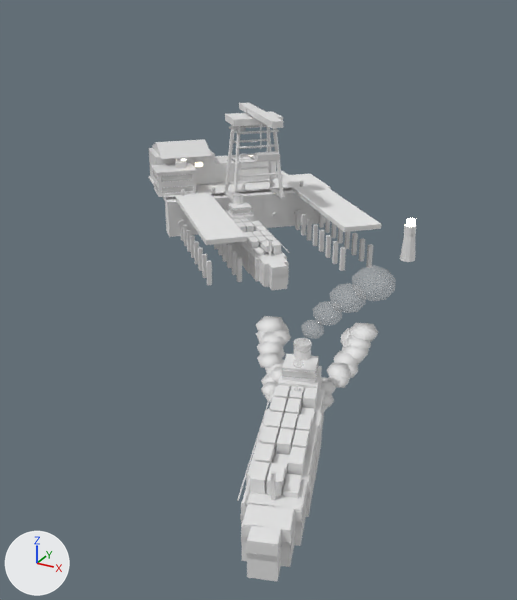
An edit to the FBX model Assets/Art/KayseriIsland/Models/Gold/Phase2/Port_P2.fbx, drawn before and after from the same camera.
Both versions are drawn from a 50 mm camera at (322.5, -130.6, 59.8) aimed at (245.7, 9.0, -10.0). Arrows for +X, +Y and +Z are at lower left; the lights stay in place. The picture after the commit comes second. Where no turn or scale is listed for an object, it has been applied to the vertices. Vertices at exactly the same position are counted once.

Before the edit, the objects in view are built like this:
```python
ob_port_containers = bpy.data.objects.new('Port.Containers', me_port_containers_001)
ob_port_containers.location = (0.0, 0.0, 3.0)
ob_port_control = bpy.data.objects.new('Port.Control', me_port_control_001)
ob_port_control.location = (200.2, 40.1, 3.6)
ob_port_crane0 = bpy.data.objects.new('Port.Crane0', me_port_crane0_001)
ob_port_crane0.location = (223.5, 46.5, 4.0)
ob_port_quaywall = bpy.data.objects.new('Port.QuayWall', me_port_quaywall_001)
ob_port_quaywall.location = (0.0, 0.0, 3.0)
ob_port_shed = bpy.data.objects.new('Port.Shed', me_port_shed_001)
ob_port_shed.location = (194.9, 51.8, 3.6)
ob_port_shipout = bpy.data.objects.new('Port.ShipOut', me_port_shipout_001)
ob_port_shipout.location = (284.0, -52.0, -2.8)
ob_port_wake = bpy.data.objects.new('Port.Wake', me_port_wake_001)
ob_port_wake.location = (284.0, -52.0, -2.8)
# also in view: 'Port.Pier0' at (223.9, 21.4, -1.2); 'Port.ShipSmoke' at (286.5, -38.0, 13.9); 'Port.Pier1' at (248.6, 46.1, -1.2); 'Port.Apron' at (215.1, 54.9, 3.3); 'Port.Ship0' at (235.6, 25.3, 0.1)
```
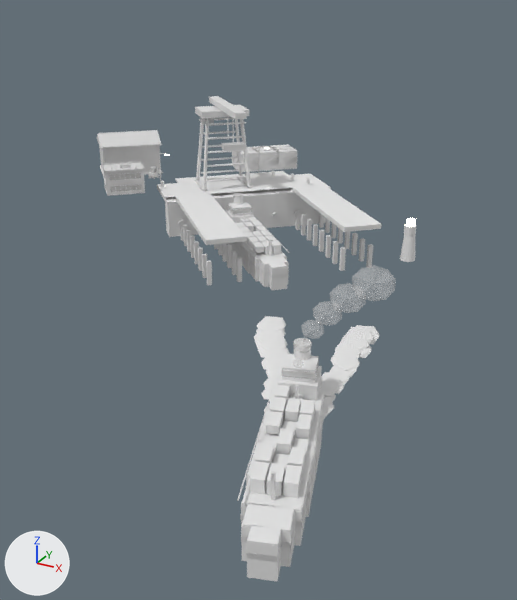
Edits to the bpy script that builds the scene:
```text
Change me_port_shipout_001:
    remove me_port_shipout_001.from_pydata(...)  # 552 vertices, 852 faces; spans x -9.4..9.0, y -20.7..21.6, z -3.7..9.6
    add me_port_shipout_001.from_pydata(...)  # 528 vertices, 816 faces; spans x -9.4..9.0, y -20.7..21.6, z -3.7..9.6
    me_port_shipout_001 part 1: the loose piece of 8 vertices spanning x -2.9..0.1, y -4.9..-0.7, z 2.9..4.3 is moved by (6.8, -6.5, 0.0)
    me_port_shipout_001 part 2: the loose piece of 8 vertices spanning x -2.8..0.3, y 8.4..12.6, z 2.9..4.3 is moved by (1.3, -4.0, 0.0), in mat_red (white #e7e7e7)
    me_port_shipout_001 part 3: the loose piece of 8 vertices spanning x -4.8..-1.8, y 7.7..11.9, z 2.9..4.3 is deleted
    me_port_shipout_001 part 4: the loose piece of 8 vertices spanning x -2.2..0.9, y -0.2..4.0, z 2.9..4.3 is deleted
    me_port_shipout_001 part 5: 4 vertices moved from x 1.3..4.3, y -3.5..0.7, z 4.3 to x 1.3..4.3, y -3.5..0.7, z 1.4
    other edits to the shape of me_port_shipout_001 do not show in these pictures
Change me_port_wake_001:
    remove me_port_wake_001.from_pydata(...)  # 576 vertices, 960 faces; spans x -25.1..2.0, y 2.1..46.1, z -1.0..1.0
    add me_port_wake_001.from_pydata(...)  # 576 vertices, 960 faces; spans x -24.8..1.7, y 2.3..46.2, z -1.0..0.9
    me_port_wake_001 part 6: the loose piece of 12 vertices spanning x -2.4..0.5, y 10.6..14.4, z -0.3..0.4 is moved by (0.7, 0.3, -0.1)
    me_port_wake_001 part 7: the loose piece of 12 vertices spanning x -2.7..0.4, y 12.1..16.1, z -0.5..0.2 is moved by (0.8, 0.3, -0.1)
    me_port_wake_001 part 8: the loose piece of 12 vertices spanning x -10.6..-7.3, y 11.1..15.3, z -0.5..0.3 is moved by (-0.6, -0.2, 0.4)
    me_port_wake_001 part 9: the loose piece of 12 vertices spanning x -12.0..-8.6, y 12.3..16.7, z -0.2..0.6 is moved by (1.1, 0.4, -0.4)
    me_port_wake_001 part 10: the loose piece of 12 vertices spanning x -11.2..-7.6, y 14.2..18.8, z -0.7..0.2 is moved by (-1.3, -0.4, 0.5)
    me_port_wake_001 part 11: the loose piece of 12 vertices spanning x -4.6..-0.8, y 18.0..22.9, z -0.4..0.5 is moved by (1.1, 0.4, -0.1)
    me_port_wake_001 part 12: the loose piece of 12 vertices spanning x -13.6..-9.8, y 15.0..19.9, z -0.6..0.3 is moved by (1.1, 0.4, -0.1)
    me_port_wake_001 part 13: the loose piece of 12 vertices spanning x -3.5..0.5, y 20.1..25.2, z -0.3..0.7 is moved by (-1.3, -0.4, -0.1)
    me_port_wake_001 part 14: 276 of 576 vertices moved; they spanned x -25.1..0.3, y 18.0..46.1, z -1.0..1.0 and now span x -24.8..0.0, y 18.0..46.2, z -1.0..0.9; mean shift (0.0, 0.0, 0.0); largest move (-16.3, 34.3, -0.2) -> (-18.1, 33.6, -0.3)
    other edits to the shape of me_port_wake_001 do not show in these pictures
Change me_port_shed_001:
    remove me_port_shed_001.from_pydata(...)  # 70 vertices, 104 faces; spans x -12.2..12.2, y -12.2..12.2, z 0.0..12.6
    add me_port_shed_001.from_pydata(...)  # 1598 vertices, 2396 faces; spans x -12.2..12.2, y -12.2..12.2, z 0.0..12.7
    me_port_shed_001 part 15: the loose piece of 6 vertices spanning x -12.2..12.2, y -12.2..12.2, z 9.5..12.6 is rebuilt with 6 vertices and now spans x -12.2..12.2, y -12.2..12.2, z 9.5..12.6
    me_port_shed_001 part 16: 1528 vertices added at x -12.2..12.2, y -12.2..12.2, z 0.5..12.7
    add me_port_shed_001.materials.append(mat_steel)  # white #e7e7e7
Change ob_port_containers:
    ob_port_containers.location: (0.0, 0.0, 3.0) -> (-0.3, 15.6, 3.0)
Change ob_port_crane0:
    ob_port_crane0.location: (223.5, 46.5, 4.0) -> (209.1, 53.2, 4.0)
Change ob_port_shed:
    ob_port_shed.location: (194.9, 51.8, 3.6) -> (171.6, 55.6, 3.6)
Change ob_port_control:
    ob_port_control.location: (200.2, 40.1, 3.6) -> (186.2, 34.1, 3.6)
```

Changed parts and their boxes (x1, y1, x2, y2) in the pictures (517 x 600 px; the box of a moved part takes in the faces that stretch with it):
'Port.Crane0', moved
    before: (223, 103, 286, 202)
    after: (195, 96, 253, 191)
'Port.Wake', reshaped
    before: (256, 316, 378, 413)
    after: (254, 316, 379, 421)
'Port.Shed', reshaped, moved
    before: (149, 139, 217, 185)
    after: (97, 130, 163, 177)
'Port.Control', moved
    before: (151, 160, 197, 197)
    after: (101, 161, 145, 196)
'Port.Containers', moved
    before: (215, 156, 276, 183)
    after: (232, 145, 297, 172)
part 1 of me_port_shipout_001, moved or reshaped
    before: (261, 427, 279, 451)
    after: (283, 465, 302, 493)
part 2 of me_port_shipout_001, moved or reshaped
    before: (303, 388, 318, 407)
    after: (300, 400, 315, 421)
part 3 of me_port_shipout_001, deleted
    before: (289, 386, 304, 404)
part 4 of me_port_shipout_001, deleted
    before: (281, 413, 298, 434)
part 5 of me_port_shipout_001, moved or reshaped (mostly hidden afterwards)
    before: (292, 430, 309, 451)
    after: (305, 441, 309, 460)
part 6 of me_port_wake_001, moved or reshaped (mostly hidden before)
    before: (322, 406, 325, 413)
    after: (322, 404, 330, 417)
part 7 of me_port_wake_001, moved or reshaped (mostly hidden before)
    before: (324, 406, 328, 412)
    after: (326, 403, 334, 413)
part 8 of me_port_wake_001, moved or reshaped (mostly hidden before)
    before: (265, 395, 273, 402)
    after: (262, 387, 275, 400)
part 9 of me_port_wake_001, moved or reshaped (not visible afterwards)
    before: (261, 382, 278, 395)
part 10 of me_port_wake_001, moved or reshaped (not visible before)
    after: (263, 376, 279, 389)
part 11 of me_port_wake_001, moved or reshaped
    before: (322, 377, 337, 389)
    after: (335, 382, 344, 394)
part 12 of me_port_wake_001, moved or reshaped (not visible afterwards)
    before: (261, 374, 278, 386)
part 13 of me_port_wake_001, moved or reshaped
    before: (328, 375, 349, 388)
    after: (321, 372, 341, 384)
part 14 of me_port_wake_001, moved or reshaped
    before: (256, 316, 378, 380)
    after: (254, 316, 379, 385)
part 15 of me_port_shed_001, rebuilt
    before: (152, 139, 212, 159)
    after: (97, 131, 161, 147)
part 16 of me_port_shed_001, added
    after: (97, 130, 162, 171)
